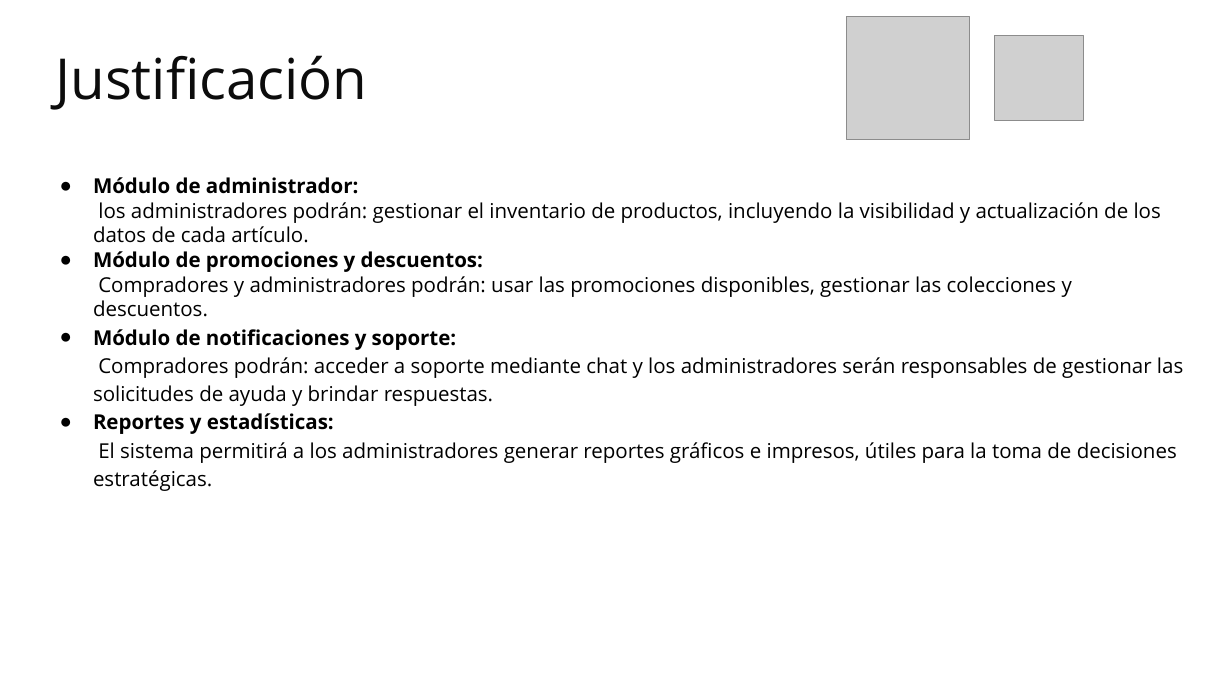
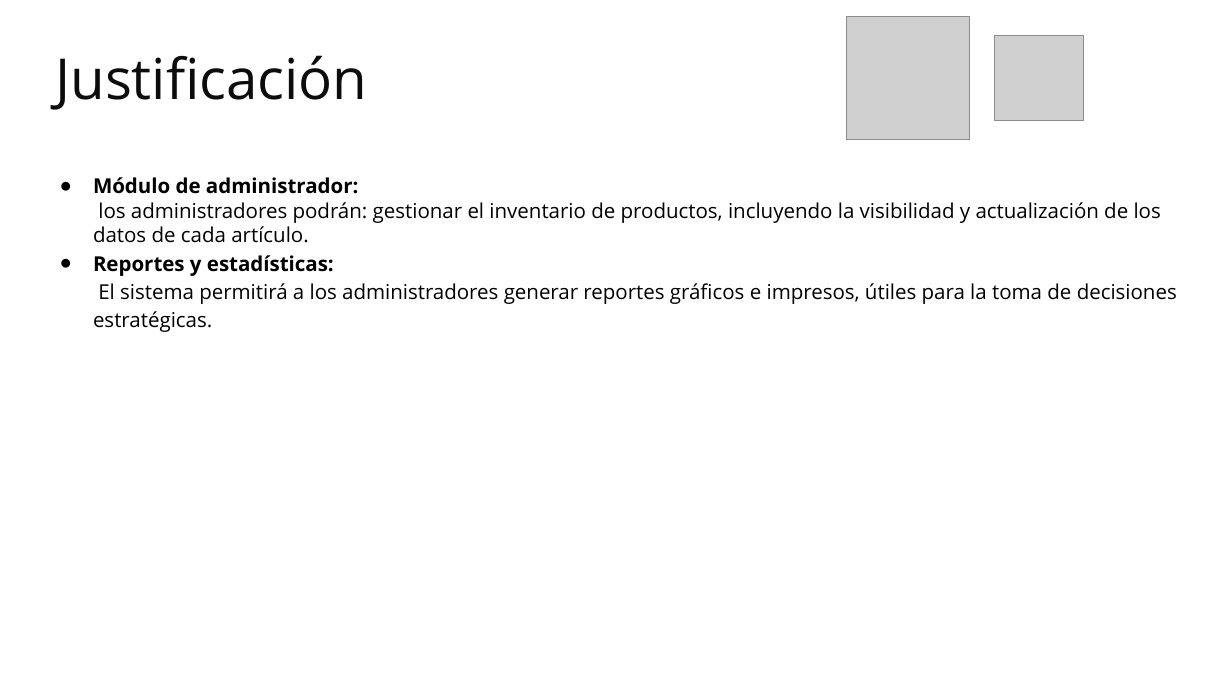
Before and after one commit to Katherin-22/zefiro, a slide deck: slide 11 of 01_proyecto/trim1/01_contextualizacion_proyecto/Presentación del Proyecto.pptx. Drawn at 1232x693 pixels with LibreOffice and Linux fonts; fonts in the diff are those of the drawing; grey boxes stand for pictures; background and template pictures are left out. Boxes give left, top, right and bottom in pixels: in the first picture for what was removed or moved away, otherwise in the second. Text is boxed around its words. In the diff, an @@ line names an element or a change of style, - is before the commit and + after.

```diff
--- a/01_proyecto/trim1/01_contextualizacion_proyecto/Presentación del Proyecto.pptx
+++ b/01_proyecto/trim1/01_contextualizacion_proyecto/Presentación del Proyecto.pptx
@@ text at (93,251,1183,406): paragraphs removed @@
-● Módulo de promociones y descuentos:
-  Compradores y administradores podrán: usar las promociones disponibles, gestionar las colecciones y descuentos.
-● Módulo de notificaciones y soporte:
-  Compradores podrán: acceder a soporte mediante chat y los administradores serán responsables de gestionar las solicitudes de ayuda y brindar respuestas.
```
Also in this commit, not shown: 1 other slide changed.
